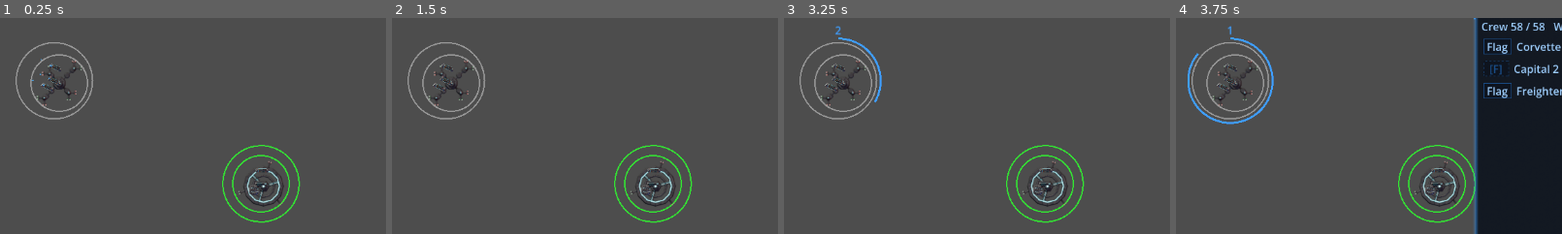
Above: before the commit, frames 1-4 (left to right).
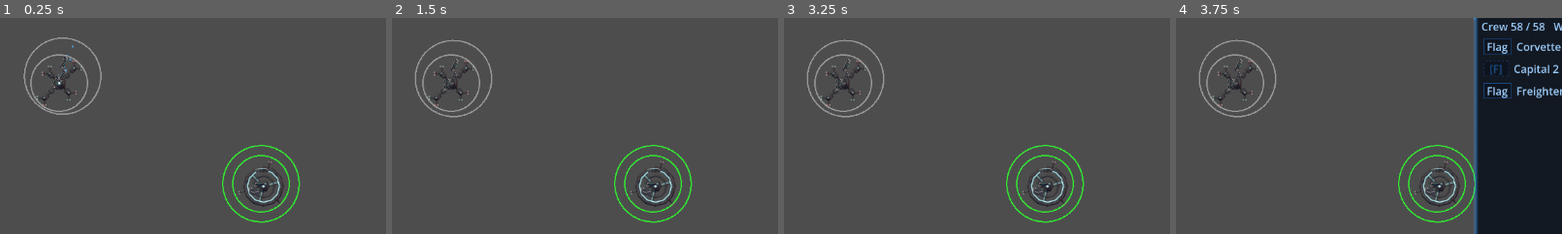
Above: after the commit, the same moments.

Repository: darthlemi/SpaceGame
Game: Godot game, scene res://scenes/campaign/campaign_scene.tscn
Same seed, same stepped clock (60 frames per second), same inputs: the game is played once before the commit and once after it.
Inputs:
- Up to frame 1 (0.25 s): no input
- Up to frame 2 (1.5 s): click "||" at 0.5 s; click "1x" at 1.25 s
- Up to frame 3 (3.25 s): click "3x" at 2 s; click "5x" at 2.75 s
- Up to frame 4 (3.75 s): click "Fleet" at 3.5 s
The pictures show only the part of the screen within x 18-68%, y 23-73%; the shares and areas given below are measured in that part.

The runs differ from the first frame. In frame 1, 1.1% of the frame differs, in the area x 4-27%, y 8-48%; in frame 2, 1.0%; in frame 3, 1.3%; in frame 4, 1.7%, in the area x 3-27%, y 3-50%.

Commit message:
Campaign: spawn and respawn NPC fleets from station plans
Co-Authored-By: Claude Sonnet 5.5 <noreply@anthropic.com>

Diff:
--- a/scripts/campaign/campaign_state.gd
+++ b/scripts/campaign/campaign_state.gd
@@ -191,11 +191,20 @@
 	factions.assign([_new_power_faction(CampaignFleet.Faction.DOMINION, "Dominion"), _new_power_faction(CampaignFleet.Faction.FREEHOLD, "Freehold")])
 	factions_at_war = true
 	player_fleet = _new_player_fleet(home)
+	build_station_plans()
 	for station in galaxy.stations:
+		for role in station.fleet_plan:
+			for variant in station.fleet_plan[role]:
+				spawn_station_fleet(station, role, variant)
+	record_visit(player_fleet.system_id)
+
+# The quota is each role's minimum fleet count; a rich station gets more and bigger fleets on top.
+func build_station_plans() -> void:
+	for station in galaxy.stations:
+		station.fleet_plan = {}
+		var budget := FleetBudget.ship_budget(_tier_of(station), station.economy)
 		for role in station.fleet_quota:
-			for _i in station.fleet_quota[role]:
-				spawn_station_fleet(station, role)
-	record_visit(player_fleet.system_id)
+			station.fleet_plan[role] = FleetBudget.build_plan(_tier_of(station), role, budget, station.fleet_quota[role], rng)
 
 # The snapshot is what the jump map shows for this system until the next visit.
 func record_visit(system_id: String) -> void:
@@ -439,9 +448,10 @@
 		return CampaignFleet.Faction.TRADER if role == CampaignFleet.Role.TRADER else CampaignFleet.Faction.NEUTRAL
 	return owner
 
-func spawn_station_fleet(station: StationData, role: CampaignFleet.Role) -> CampaignFleet:
+func spawn_station_fleet(station: StationData, role: CampaignFleet.Role, variant: DangerTier.Variant = DangerTier.Variant.PATROL) -> CampaignFleet:
 	var fleet := CampaignFleet.new()
-	fleet.ship_compositions = DangerTier.fleet_for(_tier_of(station), role, rng)
+	fleet.ship_compositions = DangerTier.fleet_for_variant(_tier_of(station), variant, rng)
+	fleet.variant = variant
 	fleet.faction = fleet_faction_for(station.owner, role)
 	fleet.role = role
 	fleet.home_station_id = station.id
@@ -521,18 +531,34 @@
 	var sys: StarSystem = galaxy.system(station.system_id) if galaxy != null else null
 	return sys.tier if sys != null else DangerTier.MIN_TIER
 
-# A role under quota accumulates time; at the delay the whole deficit returns and the timer restarts.
+# A variant slot under plan accumulates time; at the delay the whole deficit returns and the timer
+# restarts. Slots count by variant, not role, so a trader flipped to COMBAT still fills its convoy slot.
 func _tick_station_respawns(station: StationData, elapsed: float) -> void:
-	for role in station.fleet_quota:
-		var deficit: int = station.fleet_quota[role] - station_fleets(station, role).size()
-		if deficit <= 0:
-			station.respawn_timers[role] = 0.0
-			continue
-		station.respawn_timers[role] = station.respawn_timers.get(role, 0.0) + elapsed
-		if station.respawn_timers[role] >= FLEET_RESPAWN_DELAY:
-			for _i in deficit:
-				spawn_station_fleet(station, role)
-			station.respawn_timers[role] = 0.0
+	if station.fleet_plan.is_empty():
+		return
+	var budget := FleetBudget.ship_budget(_tier_of(station), station.economy)
+	for role in station.fleet_plan:
+		var planned := {}
+		for variant in station.fleet_plan[role]:
+			planned[variant] = planned.get(variant, 0) + 1
+		for variant in planned:
+			var key := "%d:%d" % [role, variant]
+			var deficit: int = planned[variant] - _variant_fleet_count(station, variant)
+			if deficit <= 0:
+				station.respawn_timers[key] = 0.0
+				continue
+			station.respawn_timers[key] = station.respawn_timers.get(key, 0.0) + elapsed
+			if station.respawn_timers[key] >= FleetBudget.respawn_delay(variant, budget):
+				for _i in deficit:
+					spawn_station_fleet(station, role, variant)
+				station.respawn_timers[key] = 0.0
+
+func _variant_fleet_count(station: StationData, variant: int) -> int:
+	var count := 0
+	for fleet in enemy_fleets:
+		if fleet.home_station_id == station.id and fleet.variant == variant:
+			count += 1
+	return count
 
 # The flagship's deploy minimum is never billed or deserted, so the player can't be stranded.
 func flagship_floor(fleet: CampaignFleet) -> int:
--- a/scripts/campaign/fleet_allocation_policy.gd
+++ b/scripts/campaign/fleet_allocation_policy.gd
@@ -6,7 +6,7 @@
 
 const DANGER_THRESHOLD := 1.2
 const SAFE_THRESHOLD := 0.6
-const MAX_SHIPS_PER_FLEET := 3
+const MAX_SHIPS_PER_FLEET := DangerTier.SECURITY_MAX_SHIPS
 
 static func decide(economic_health: EconomicHealth, threat_ratio: float, trader_fleet_count: int) -> Action:
 	if threat_ratio > DANGER_THRESHOLD:
--- a/scripts/campaign/fleet_budget.gd
+++ b/scripts/campaign/fleet_budget.gd
@@ -2,7 +2,7 @@
 extends RefCounted
 
 # Ships of budget per tier before the station's output adds to it.
-const TIER_BUDGET := {1: 3, 2: 6, 3: 10, 4: 16, 5: 22}
+const TIER_BUDGET := {1: 4, 2: 10, 3: 16, 4: 24, 5: 32}
 const OUTPUT_SHIPS_PER_UNIT := 0.5
 const SECURITY_MIN_BUDGET := 12
 const CONVOY_LARGE_MIN_BUDGET := 16
--- a/scripts/campaign/station_data.gd
+++ b/scripts/campaign/station_data.gd
@@ -14,7 +14,9 @@
 @export var starting_stock: Dictionary = {}
 # Role -> int target number of fleets.
 @export var fleet_quota: Dictionary = {}
-# Role -> float seconds until the next replacement fleet.
+# Role -> Array of DangerTier.Variant ints: the fleets this station fields (see CampaignState.build_station_plans).
+@export var fleet_plan: Dictionary = {}
+# "role:variant" -> float seconds until the next replacement fleet of that variant.
 @export var respawn_timers: Dictionary = {}
 
 func is_home() -> bool:
--- a/tests/test_campaign_galaxy_state.gd
+++ b/tests/test_campaign_galaxy_state.gd
@@ -3,11 +3,16 @@
 const CampaignStateScript = preload("res://scripts/campaign/campaign_state.gd")
 const COMBAT := CampaignFleet.Role.COMBAT
 const TRADER := CampaignFleet.Role.TRADER
+# Total NPC ships on a seed-1 new_game() before fleet variants (80 fleets at a flat 2-3 ships each).
+const BASELINE_SHIPS := 170
 
 static func run_async(tree: SceneTree) -> Array[String]:
 	var failures: Array[String] = []
 	_check_new_game(failures)
 	_check_fleet_counts(failures)
+	_check_fleet_plans(failures)
+	_check_total_ships(failures)
+	_check_plan_respawn(failures)
 	_check_hostility(failures)
 	_check_respawn(failures)
 	_check_threat(failures)
@@ -75,10 +80,12 @@
 	var state := _fresh_state()
 	var expected := 0
 	for st in state.galaxy.stations:
-		for role in st.fleet_quota:
-			expected += st.fleet_quota[role]
+		for role in st.fleet_plan:
+			expected += st.fleet_plan[role].size()
+			if st.fleet_plan[role].size() < st.fleet_quota[role]:
+				failures.append("new_game: expected %s's plan to hold at least its quota of %d fleets" % [st.id, st.fleet_quota[role]])
 	if state.enemy_fleets.size() != expected:
-		failures.append("new_game: expected %d quota fleets, got %d" % [expected, state.enemy_fleets.size()])
+		failures.append("new_game: expected %d planned fleets, got %d" % [expected, state.enemy_fleets.size()])
 	for fleet in state.enemy_fleets:
 		var st: StationData = state.galaxy.station(fleet.home_station_id)
 		if st == null or fleet.system_id != st.system_id:
@@ -101,8 +108,9 @@
 	for fleet in state.enemy_fleets:
 		if fleet.faction == CampaignFleet.Faction.PIRATE and state.galaxy.system(fleet.system_id).tier == 4:
 			tier4_pirates += 1
-			if fleet.ship_compositions.size() != 3:
-				failures.append("new_game: expected a tier-4 pirate fleet of 3 ships, got %d" % fleet.ship_compositions.size())
+			var bounds := DangerTier.ship_count_range(fleet.variant)
+			if fleet.ship_compositions.size() < bounds.x or fleet.ship_compositions.size() > bounds.y:
+				failures.append("new_game: expected a tier-4 pirate fleet within %s ships, got %d" % [bounds, fleet.ship_compositions.size()])
 	if tier4_pirates == 0:
 		failures.append("new_game: expected tier-4 pirate fleets")
 	var pirate_stations: Array[StationData] = state.stations_of(CampaignFleet.Faction.PIRATE)
@@ -135,12 +143,15 @@
 static func _check_respawn(failures: Array[String]) -> void:
 	var state := _fresh_state()
 	var den: StationData = state.galaxy.station("southdeep_den")
+	# Pinned to two Patrols so the delay is the one FleetBudget.respawn_delay gives for that variant.
+	den.fleet_plan[COMBAT] = [DangerTier.Variant.PATROL, DangerTier.Variant.PATROL]
 	for fleet in state.station_fleets(den, COMBAT):
 		state.enemy_fleets.erase(fleet)
-	state.tick_economy(CampaignStateScript.FLEET_RESPAWN_DELAY - CampaignStateScript.ECONOMY_TICK_INTERVAL)
+	var delay := FleetBudget.respawn_delay(DangerTier.Variant.PATROL, FleetBudget.ship_budget(state._tier_of(den), den.economy))
+	state.tick_economy(delay - CampaignStateScript.ECONOMY_TICK_INTERVAL * 2.0)
 	if state.station_fleets(den, COMBAT).size() != 0:
-		failures.append("respawn: expected no fleet back before FLEET_RESPAWN_DELAY, got %d" % state.station_fleets(den, COMBAT).size())
-	state.tick_economy(CampaignStateScript.ECONOMY_TICK_INTERVAL * 2.0)
+		failures.append("respawn: expected no fleet back before the respawn delay, got %d" % state.station_fleets(den, COMBAT).size())
+	state.tick_economy(CampaignStateScript.ECONOMY_TICK_INTERVAL * 3.0)
 	var back: Array[CampaignFleet] = state.station_fleets(den, COMBAT)
 	if back.size() != 2:
 		failures.append("respawn: expected 2 combat fleets back after the delay, got %d" % back.size())
@@ -152,9 +163,76 @@
 		state.tick_economy(CampaignStateScript.ECONOMY_TICK_INTERVAL)
 		if state.station_fleets(den, COMBAT).size() != 1:
 			failures.append("respawn: expected a fleet lost after a respawn to stay gone one tick later, got %d" % state.station_fleets(den, COMBAT).size())
-		state.tick_economy(CampaignStateScript.FLEET_RESPAWN_DELAY)
+		state.tick_economy(delay + CampaignStateScript.ECONOMY_TICK_INTERVAL)
 		if state.station_fleets(den, COMBAT).size() != 2:
 			failures.append("respawn: expected the lost fleet back after another full delay, got %d" % state.station_fleets(den, COMBAT).size())
+	state.free()
+
+static func _check_fleet_plans(failures: Array[String]) -> void:
+	var state := _fresh_state()
+	var planned := 0
+	for fleet in state.enemy_fleets:
+		var st: StationData = state.galaxy.station(fleet.home_station_id)
+		var role_plan: Array = st.fleet_plan.get(fleet.role, [])
+		if not role_plan.has(fleet.variant):
+			failures.append("new_game: expected %s's fleet variant %d to be in its plan %s" % [st.id, fleet.variant, role_plan])
+			break
+	for st in state.galaxy.stations:
+		for role in st.fleet_plan:
+			planned += st.fleet_plan[role].size()
+			if not st.fleet_quota.has(role):
+				failures.append("new_game: expected no plan for role %d at %s, which has no quota for it" % [role, st.id])
+	if planned != state.enemy_fleets.size():
+		failures.append("new_game: expected %d fleets from the plans, got %d" % [planned, state.enemy_fleets.size()])
+	# The player's home has an empty quota, so no plan and no fleets.
+	var home := state.galaxy.home_station()
+	if not home.fleet_plan.is_empty() or state.enemy_fleets.any(func(f): return f.home_station_id == home.id):
+		failures.append("new_game: expected the quota-less home station to have no plan and no fleets")
+	state.free()
+
+static func _check_plan_respawn(failures: Array[String]) -> void:
+	var state := _fresh_state()
+	var tick := CampaignStateScript.ECONOMY_TICK_INTERVAL
+	# A destroyed Security slot comes back as Security, after Security's own (slower) delay.
+	var den: StationData = state.galaxy.station("southdeep_den")
+	den.fleet_plan[COMBAT] = [DangerTier.Variant.SECURITY, DangerTier.Variant.PICKET]
+	for fleet in state.station_fleets(den, COMBAT):
+		state.enemy_fleets.erase(fleet)
+	var budget := FleetBudget.ship_budget(state._tier_of(den), den.economy)
+	var picket_delay := FleetBudget.respawn_delay(DangerTier.Variant.PICKET, budget)
+	var security_delay := FleetBudget.respawn_delay(DangerTier.Variant.SECURITY, budget)
+	state.tick_economy(picket_delay + tick)
+	var variants: Array = state.station_fleets(den, COMBAT).map(func(f): return f.variant)
+	if variants != [DangerTier.Variant.PICKET]:
+		failures.append("respawn: expected only the Picket back after the Picket delay, got %s" % [variants])
+	state.tick_economy(security_delay + tick)
+	variants = state.station_fleets(den, COMBAT).map(func(f): return f.variant)
+	if not variants.has(DangerTier.Variant.SECURITY) or variants.size() != 2:
+		failures.append("respawn: expected the destroyed Security slot restored as Security, got %s" % [variants])
+	# A trader flipped to COMBAT still fills its convoy slot: no extra convoy, however long we wait.
+	var bastion: StationData = state.galaxy.station("bastion")
+	bastion.fleet_plan[TRADER] = [DangerTier.Variant.CONVOY_SMALL, DangerTier.Variant.CONVOY_SMALL]
+	for fleet in state.enemy_fleets.filter(func(f): return f.home_station_id == "bastion" and f.role == TRADER):
+		state.enemy_fleets.erase(fleet)
+	var convoys: Array[CampaignFleet] = [
+		state.spawn_station_fleet(bastion, TRADER, DangerTier.Variant.CONVOY_SMALL),
+		state.spawn_station_fleet(bastion, TRADER, DangerTier.Variant.CONVOY_SMALL),
+	]
+	convoys[0].role = COMBAT
+	var count_before := state.enemy_fleets.filter(func(f): return f.home_station_id == "bastion").size()
+	state.tick_economy(CampaignStateScript.FLEET_RESPAWN_DELAY * 10.0)
+	var count_after := state.enemy_fleets.filter(func(f): return f.home_station_id == "bastion").size()
+	if count_after != count_before:
+		failures.append("respawn: expected a flipped trader to add no convoy slot, bastion fleets %d -> %d" % [count_before, count_after])
+	state.free()
+
+static func _check_total_ships(failures: Array[String]) -> void:
+	var state := _fresh_state()
+	var ships := 0
+	for fleet in state.enemy_fleets:
+		ships += fleet.ship_compositions.size()
+	if ships < BASELINE_SHIPS * 3:
+		failures.append("new_game: expected at least 3x the pre-variant %d NPC ships, got %d" % [BASELINE_SHIPS, ships])
 	state.free()
 
 static func _check_threat(failures: Array[String]) -> void:
--- a/tests/test_campaign_jumping.gd
+++ b/tests/test_campaign_jumping.gd
@@ -314,7 +314,9 @@
 	await tree.process_frame
 	if campaign_state.player_fleet.system_id != "wexford" or rebuilt.player_icon.get_parent() != rebuilt.layer_for("wexford") or not rebuilt.layer_for("wexford").visible:
 		failures.append("combat_round_trip: expected the player still in (and showing) wexford, in %s" % campaign_state.player_fleet.system_id)
-	if absf(npc.warp_remaining - 2.0) > 0.1 or npc.warp_target != "bastion":
+	# Tolerance covers physics catch-up on the slow frames of a rebuild; bigger NPC fleets mean more
+	# icons to build, so those frames run longer (0.1 held with 3-ship fleets, ~0.15 lost with 10+).
+	if absf(npc.warp_remaining - 2.0) > 0.5 or npc.warp_target != "bastion":
 		failures.append("combat_round_trip: expected the NPC's warp kept at about 2.0 s to bastion, got %.3f to '%s'" % [npc.warp_remaining, npc.warp_target])
 	tree.paused = false
 	var before := npc.warp_remaining
--- a/tests/test_campaign_state.gd
+++ b/tests/test_campaign_state.gd
@@ -501,7 +501,9 @@
 	taken_player.ship_compositions.assign([taken_flagship, taken_corvette, taken_escaper])
 	taken_state.player_fleet = taken_player
 	var taken_enemy := CampaignFleet.new()
-	taken_enemy.ship_compositions.assign([ShipType.new_composition(ShipType.Kind.CORVETTE), ShipType.new_composition(ShipType.Kind.CORVETTE)])
+	# One slot under the cap: the first captured ship (the capital) fits, the second is scuttled.
+	for _i in FleetAllocationPolicy.MAX_SHIPS_PER_FLEET - 1:
+		taken_enemy.ship_compositions.append(ShipType.new_composition(ShipType.Kind.CORVETTE))
 	taken_state.enemy_fleets.assign([taken_enemy])
 	taken_state.start_engagement(taken_enemy)
 	var taken_player_escapers: Array[Dictionary] = [taken_escaper]
@@ -509,9 +511,9 @@
 	taken_state.resolve_engagement(taken_player_escapers, taken_enemy.ship_compositions.duplicate(true), false, taken_captured)
 	if taken_enemy.ship_compositions.size() != FleetAllocationPolicy.MAX_SHIPS_PER_FLEET:
 		failures.append("resolve_engagement(player loss): expected the enemy capped at %d ships, got %d" % [FleetAllocationPolicy.MAX_SHIPS_PER_FLEET, taken_enemy.ship_compositions.size()])
-	elif ShipType.kind_of(taken_enemy.ship_compositions[2]) != ShipType.Kind.CAPITAL or CrewRules.is_flagship(taken_enemy.ship_compositions[2]):
-		failures.append("resolve_engagement(player loss): expected the captured capital appended with its flagship flag cleared, got %s" % taken_enemy.ship_compositions[2])
-	if taken_enemy.ship_compositions.size() > 2 and not CrewRules.wants_deploy(taken_enemy.ship_compositions[2]):
+	elif ShipType.kind_of(taken_enemy.ship_compositions.back()) != ShipType.Kind.CAPITAL or CrewRules.is_flagship(taken_enemy.ship_compositions.back()):
+		failures.append("resolve_engagement(player loss): expected the captured capital appended with its flagship flag cleared, got %s" % taken_enemy.ship_compositions.back())
+	if taken_enemy.ship_compositions.size() > 2 and not CrewRules.wants_deploy(taken_enemy.ship_compositions.back()):
 		failures.append("resolve_engagement(player loss): expected the captured capital to deploy for its new fleet")
 	if taken_player.ship_compositions.size() != 1 or ShipType.kind_of(taken_player.ship_compositions[0]) != ShipType.Kind.FREIGHTER:
 		failures.append("resolve_engagement(player loss): expected the player left with the escaped freighter")
--- a/tests/test_fleet_allocation_policy.gd
+++ b/tests/test_fleet_allocation_policy.gd
@@ -37,4 +37,8 @@
 	if boundary_safe != FleetAllocationPolicy.Action.NONE:
 		failures.append("decide: expected threat_ratio exactly at SAFE_THRESHOLD to NOT count as safe, got %s" % boundary_safe)
 
+	# A grown NPC fleet may reach the largest variant (Security).
+	if FleetAllocationPolicy.MAX_SHIPS_PER_FLEET != DangerTier.SECURITY_MAX_SHIPS:
+		failures.append("MAX_SHIPS_PER_FLEET: expected DangerTier.SECURITY_MAX_SHIPS (%d), got %d" % [DangerTier.SECURITY_MAX_SHIPS, FleetAllocationPolicy.MAX_SHIPS_PER_FLEET])
+
 	return failures
--- a/tests/test_fleet_budget.gd
+++ b/tests/test_fleet_budget.gd
@@ -28,8 +28,8 @@
 		failures.append("test_ship_budget_rich_station_beats_poor: rich %d, poor %d" % [FleetBudget.ship_budget(3, rich), FleetBudget.ship_budget(3, poor)])
 	if FleetBudget.ship_budget(9, poor) != FleetBudget.ship_budget(5, poor):
 		failures.append("ship_budget: tier 9 should clamp to tier 5")
-	if FleetBudget.ship_budget(1, null) != 3:
-		failures.append("ship_budget: tier 1, no economy: expected 3, got %d" % FleetBudget.ship_budget(1, null))
+	if FleetBudget.ship_budget(1, null) != FleetBudget.TIER_BUDGET[1]:
+		failures.append("ship_budget: tier 1, no economy: expected TIER_BUDGET[1], got %d" % FleetBudget.ship_budget(1, null))
 
 	var empty_plan := FleetBudget.build_plan(3, CampaignFleet.Role.COMBAT, 0, 2, rng)
 	if empty_plan != [DangerTier.Variant.PICKET, DangerTier.Variant.PICKET]:
